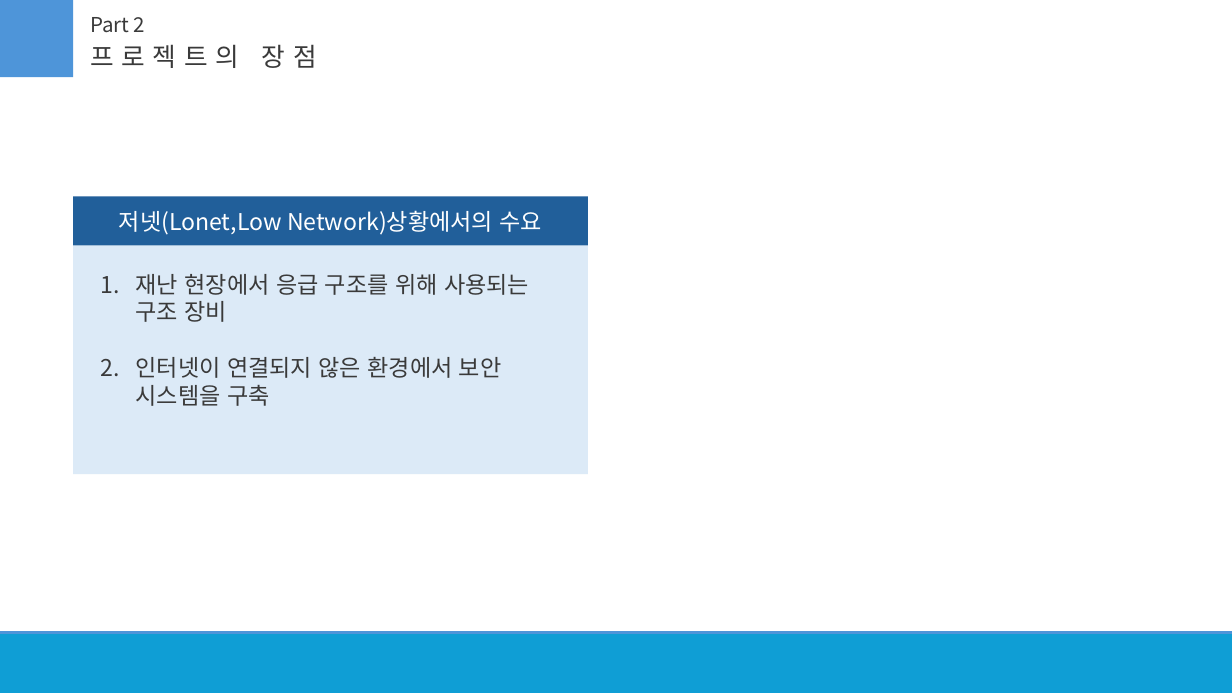
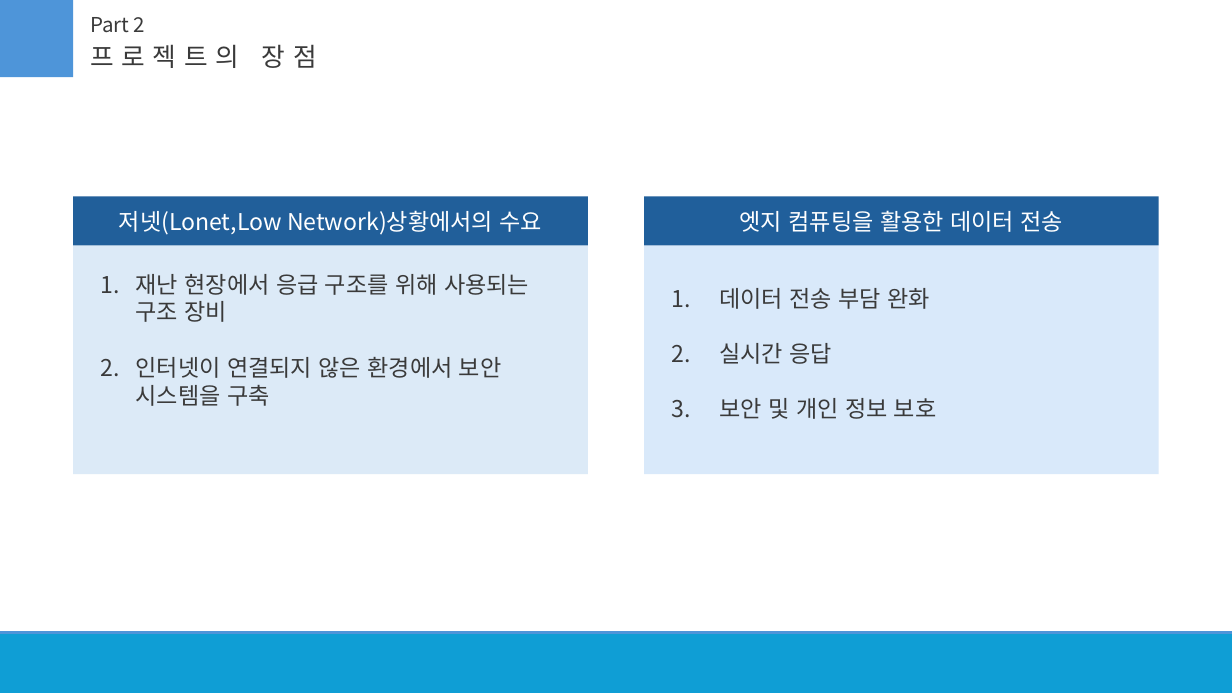
Before and after one commit to NerdConnection/Raspberry-Pi-5-Computer-Vision, a slide deck: slide 6 of 실증적 sw프로젝트/자료/ppt/SW실증 중간발표(토끼용) v2.pptx. Drawn at 1232x693 pixels with LibreOffice and Linux fonts; fonts in the diff are those of the drawing. Boxes give left, top, right and bottom in pixels: in the first picture for what was removed or moved away, otherwise in the second. Text is boxed around its words. In the diff, an @@ line names an element or a change of style, - is before the commit and + after.

```diff
--- a/실증적 sw프로젝트/자료/ppt/SW실증 중간발표(토끼용) v2.pptx
+++ b/실증적 sw프로젝트/자료/ppt/SW실증 중간발표(토끼용) v2.pptx
@@ rectangle added at <box>644,197,1159,246</box>, fill #205F9B, 18 pt, text #FFFFFF @@
+엣지 컴퓨팅을 활용한 데이터 전송
@@ rectangle added at <box>644,246,1159,475</box>, fill #D9E9FA @@
@@ text added at <box>719,288,937,419</box>, 18 pt, text #3A3A3A @@
+1. 데이터 전송 부담 완화
+2. 실시간 응답
+3. 보안 및 개인 정보 보호
```
